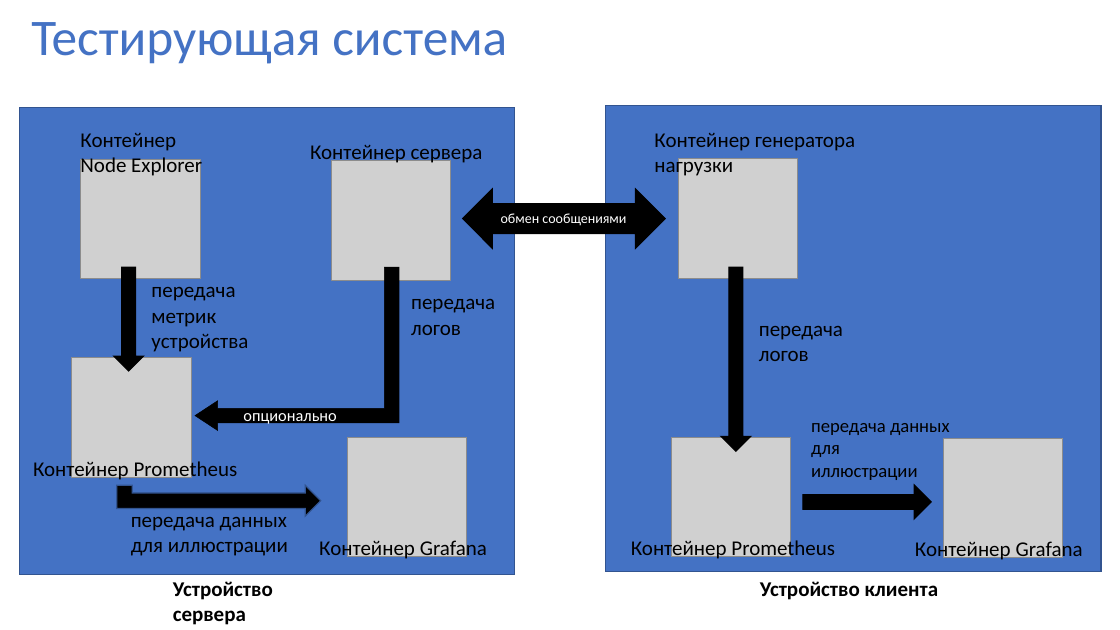
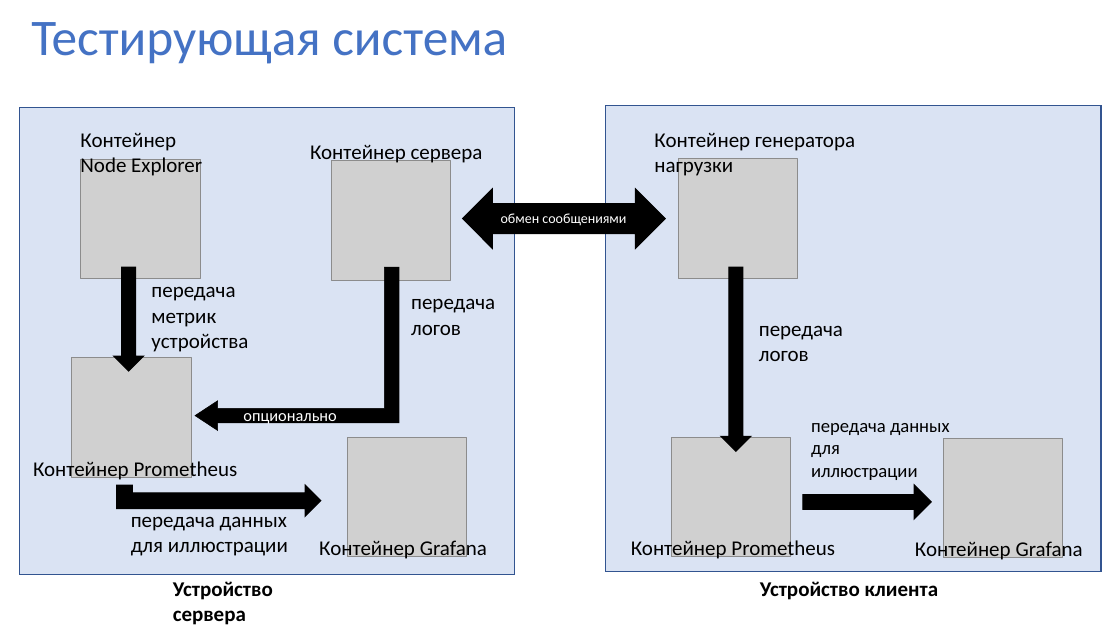
Before and after one commit to xCthulhuFtagn/OS6, a slide deck: slide 10 of ВКР.pptx (slide 9 before the commit). Drawn at 1120x630 pixels with LibreOffice and Linux fonts; fonts in the diff are those of the drawing; grey boxes stand for pictures. Boxes give left, top, right and bottom in pixels: in the first picture for what was removed or moved away, otherwise in the second. Text is boxed around its words. In the diff, an @@ line names an element or a change of style, - is before the commit and + after.

```diff
--- a/ВКР.pptx
+++ b/ВКР.pptx
@@ rectangle at [19, 108, 515, 574]: fill #4472C4 to #DAE3F3 @@
@@ rectangle at [606, 105, 1102, 571]: fill #4472C4 to #DAE3F3 @@
@@ bent up arrow at [117, 486, 321, 517]: outline #325491 1 pt to #000000 1 pt @@
```
Also in this commit, not shown: 9 other slides changed, 3 slides added, 2 slides removed, 2 other files.
